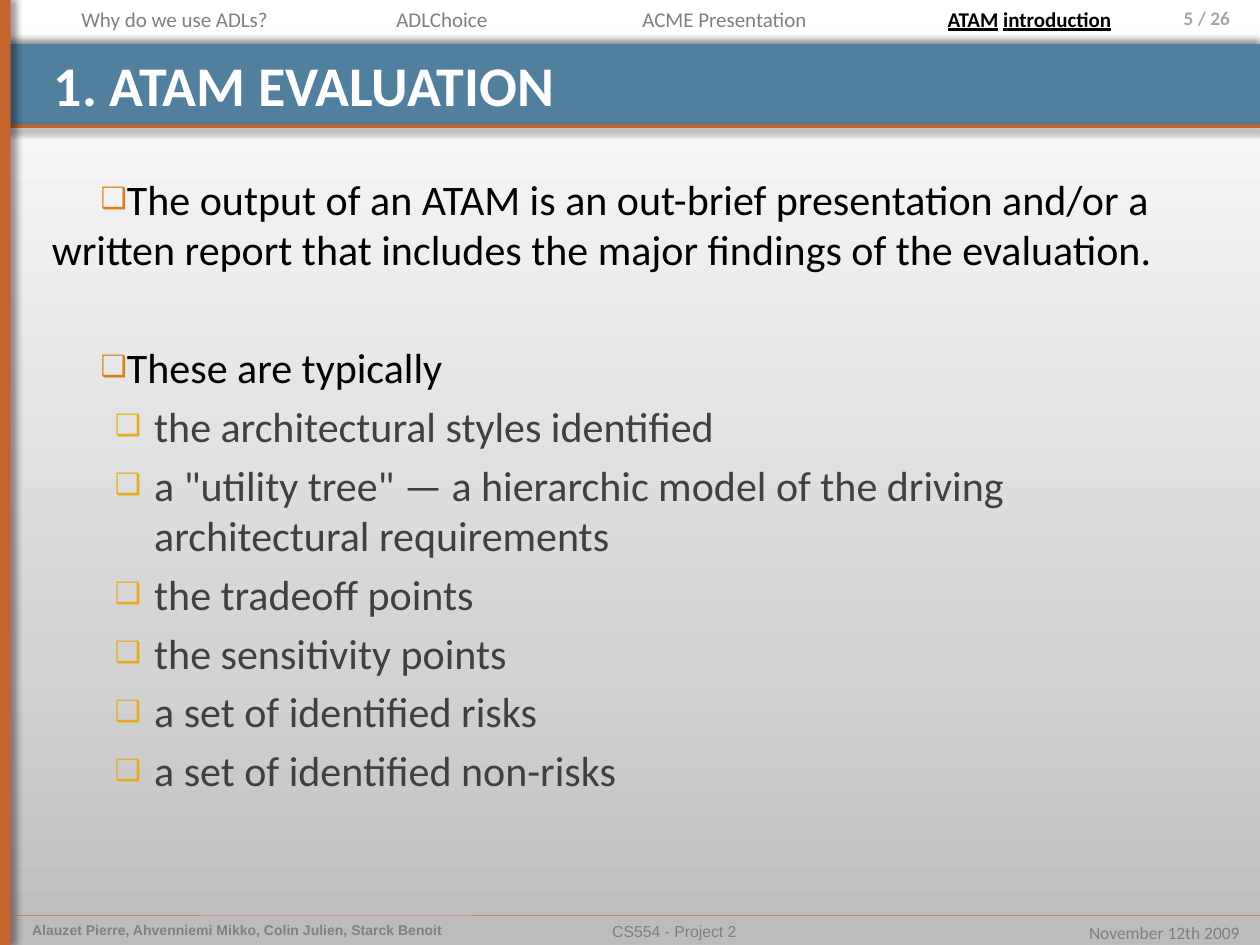
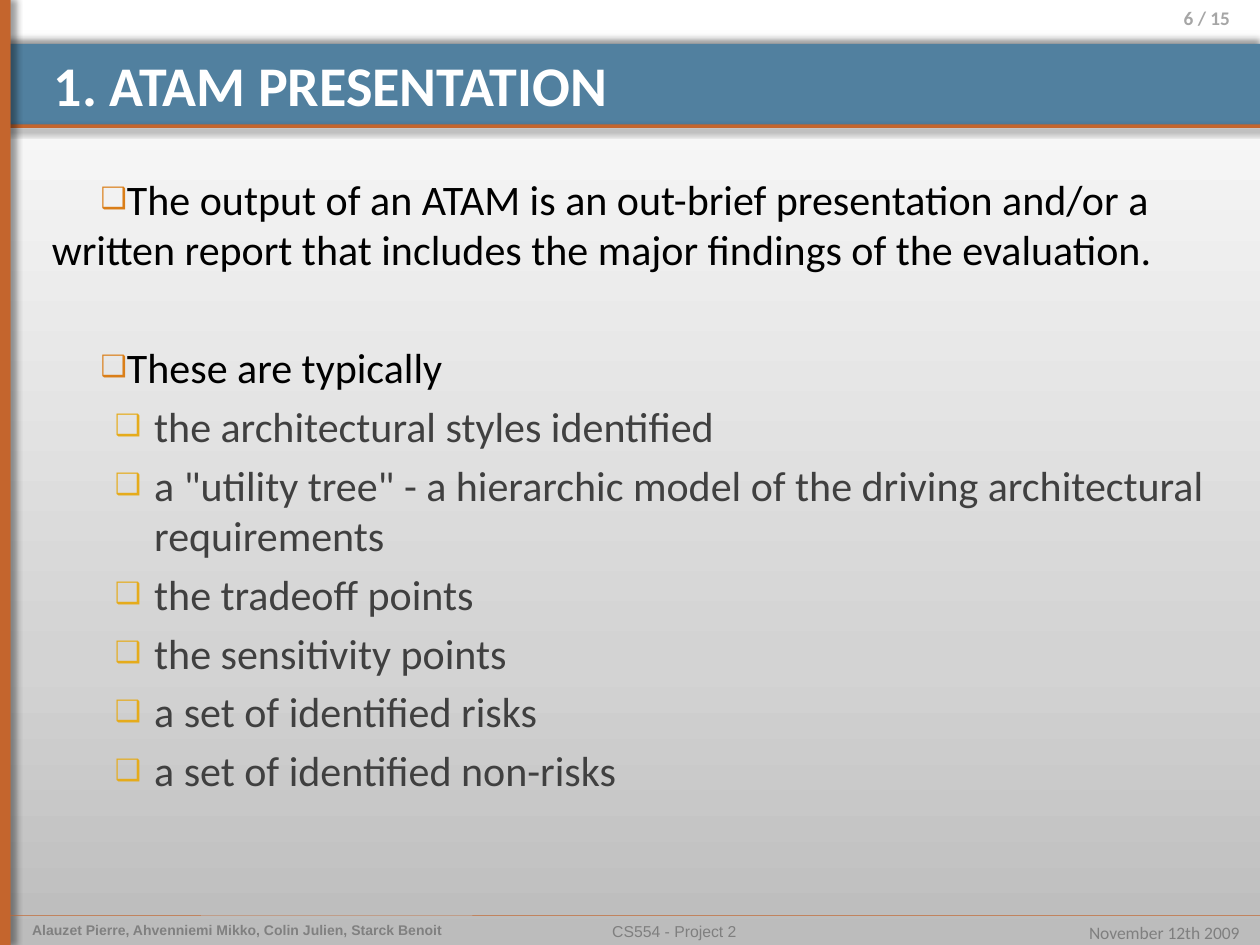
Before and after one commit to pierrealauzet/euroteam, a slide deck: slide 6 of Project 2/Part1/CS554_EuroTeam_Project2_OP4.pptx (slide 5 before the commit). Drawn at 1260x945 pixels with LibreOffice and Linux fonts; fonts in the diff are those of the drawing. Boxes give left, top, right and bottom in pixels: in the first picture for what was removed or moved away, otherwise in the second. Text is boxed around its words. In the diff, an @@ line names an element or a change of style, - is before the commit and + after.

```diff
--- a/Project 2/Part1/CS554_EuroTeam_Project2_OP4.pptx
+++ b/Project 2/Part1/CS554_EuroTeam_Project2_OP4.pptx
@@ text removed at [81, 12, 268, 31] @@
-Why do we use ADLs?
@@ text removed at [396, 12, 487, 27] @@
-ADLChoice
@@ text removed at [642, 12, 806, 27] @@
-ACME Presentation
@@ text removed at [948, 12, 1111, 31] @@
-ATAM introduction
@@ page number at [1184, 12, 1230, 25]: text changed @@
-5 / 26
+6 / 15
@@ title at [54, 69, 607, 107]: text changed @@
-1. ATAM EVALUATION
+1. ATAM PRESENTATION
@@ text at [154, 472, 1203, 558]: text changed @@
-  ❑ a "utility tree" — a hierarchic model of the driving architectural requirements
+  ❑ a "utility tree" - a hierarchic model of the driving architectural requirements
```
Also in this commit, not shown: 7 other slides changed, 7 slides added, 1 slide removed, 1 other file.
